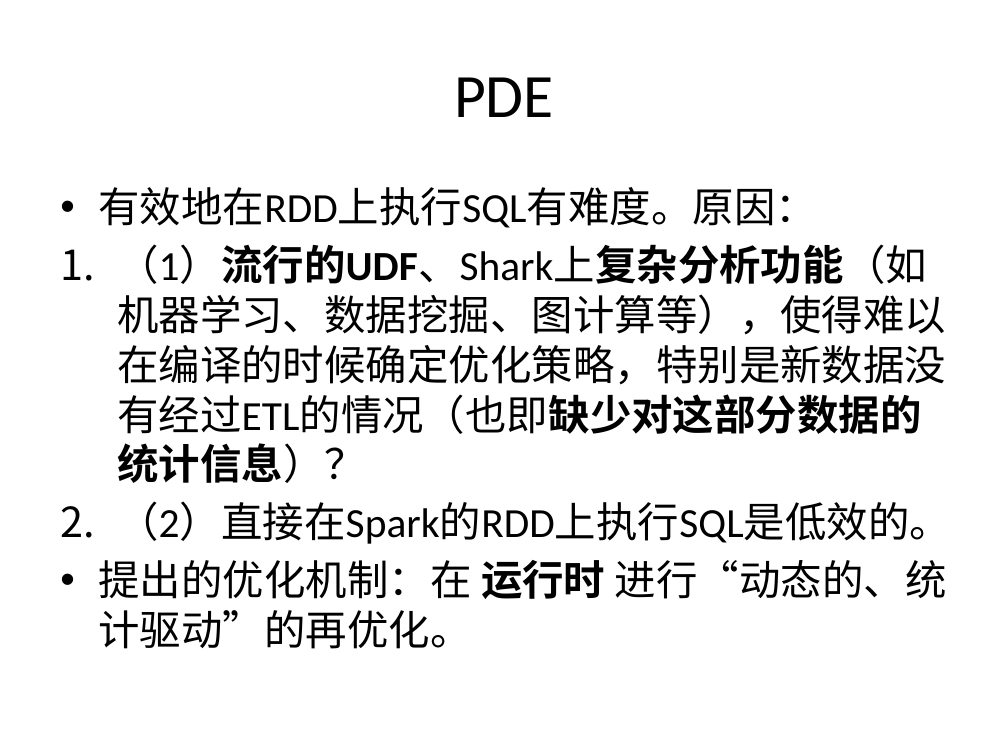
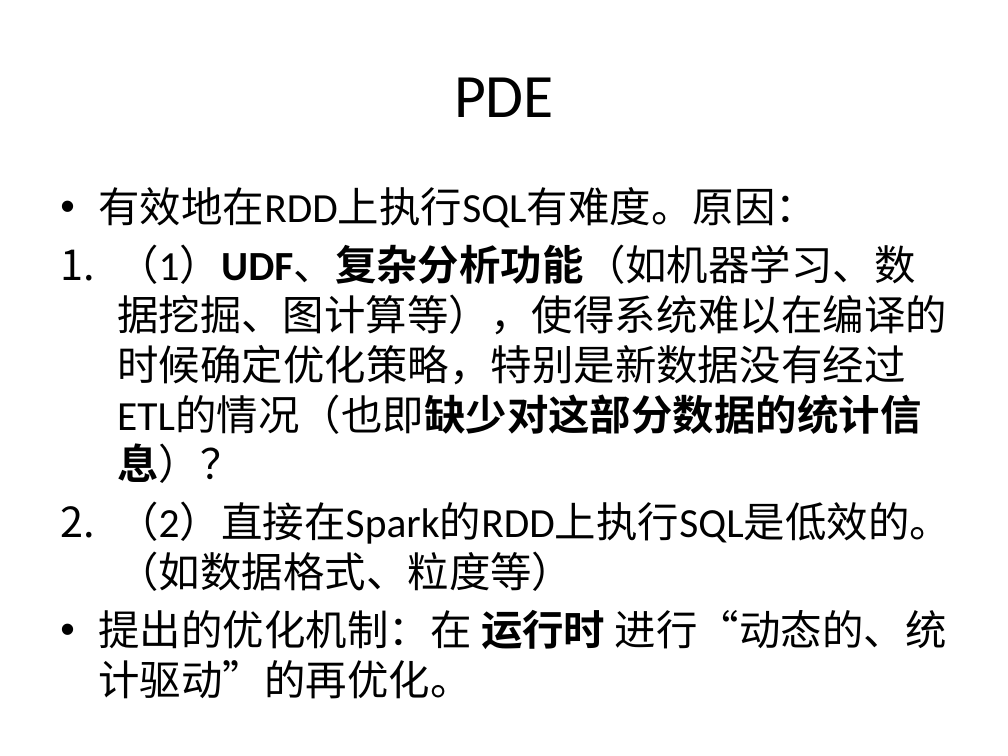
Before and after one commit to wuxingdexian/seminar, a slide deck: slide 29 of 整合.pptx. Drawn at 1008x756 pixels with LibreOffice and Linux fonts; fonts in the diff are those of the drawing. Boxes give left, top, right and bottom in pixels: in the first picture for what was removed or moved away, otherwise in the second. Text is boxed around its words. In the diff, an @@ line names an element or a change of style, - is before the commit and + after.

```diff
--- a/整合.pptx
+++ b/整合.pptx
@@ text at (60, 244, 951, 591): text changed @@
-1. （1）流行的UDF、Shark上复杂分析功能（如机器学习、数据挖掘、图计算等），使得难以在编译的时候确定优化策略，特别是新数据没有经过ETL的情况（也即缺少对这部分数据的统计信息）？
-2. （2）直接在Spark的RDD上执行SQL是低效的。
+1. （1）UDF、复杂分析功能（如机器学习、数据挖掘、图计算等），使得系统难以在编译的时候确定优化策略，特别是新数据没有经过ETL的情况（也即缺少对这部分数据的统计信息）？
+2. （2）直接在Spark的RDD上执行SQL是低效的。（如数据格式、粒度等）
```
Also in this commit, not shown: 9 other slides changed, 14 slides added, 3 slides removed, 3 other files.
